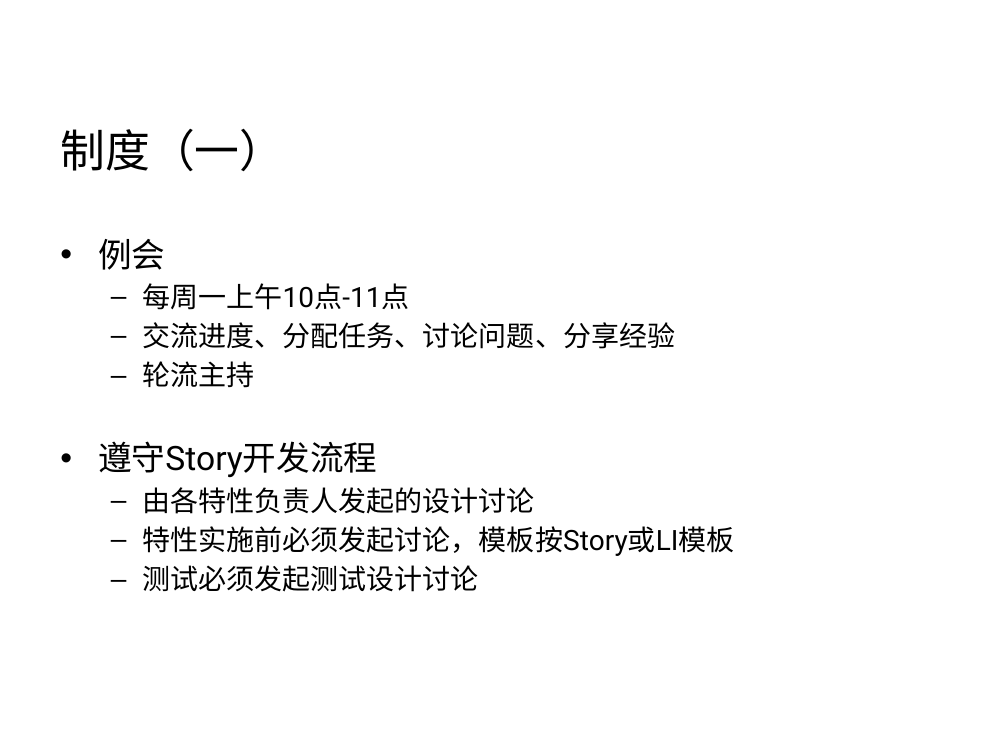
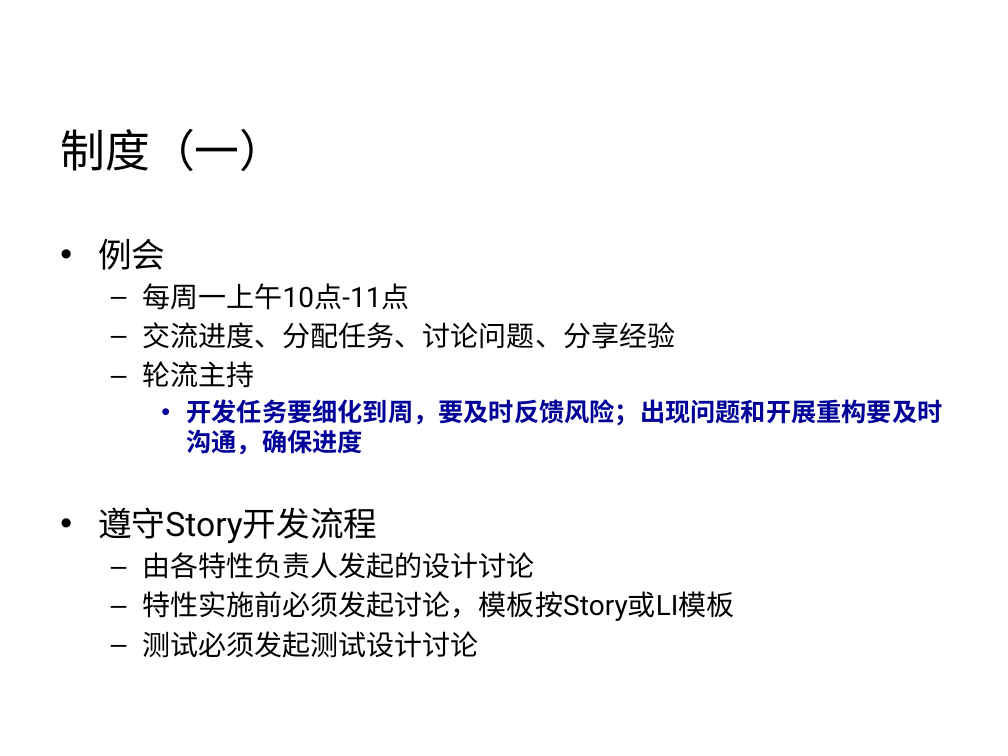
Before and after one commit to Vivian-hihi/SequoiaDB, a slide deck: slide 10 of internal_doc/01.需求特性/SequoiaDB_BP(2014_4).pptx. Drawn at 1008x756 pixels with LibreOffice and Linux fonts; fonts in the diff are those of the drawing; background and template pictures are left out. Boxes give left, top, right and bottom in pixels: in the first picture for what was removed or moved away, otherwise in the second. Text is boxed around its words. In the diff, an @@ line names an element or a change of style, - is before the commit and + after.

```diff
--- a/internal_doc/01.需求特性/SequoiaDB_BP(2014_4).pptx
+++ b/internal_doc/01.需求特性/SequoiaDB_BP(2014_4).pptx
@@ text at (x1=186, y1=399, x2=942, y2=455): paragraph added @@
+    • 开发任务要细化到周，要及时反馈风险；出现问题和开展重构要及时沟通，确保进度
```
Also in this commit, not shown: 2 other slides changed.
